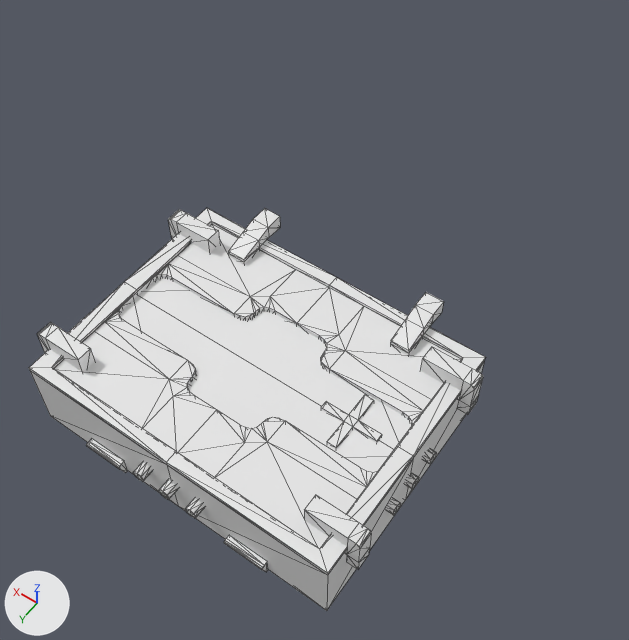
A saved change to the FBX model Assets/Blockout/Models/Interactibles/Medkit/medkit_haut.fbx.
Camera for both pictures: a camera (50 mm lens) standing at (-0.373, 0.567, 0.885) and looking at (-0.015, 0.066, 0.098). The axes (+X, +Y, +Z) are drawn at lower left. The lights are the same throughout. Mesh edges are drawn as thin lines. Vertices at the same position are counted once.
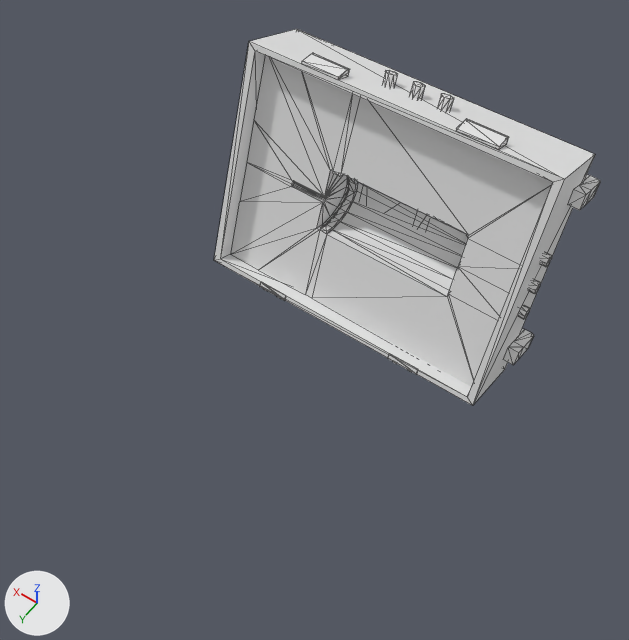
Commit message: Medkit maj et blockout batterie

Location of each change, [x1, y1, x2, y2] in pixels of the pictures (629 x 640 px):
'Object048', reshaped, turned
    before: [29, 208, 485, 611]
    after: [214, 29, 600, 405]
part 1 of me_mesh, cut back
    before: [29, 208, 485, 611]
    after: [214, 29, 595, 405]

The change, as a list of edits to the scene's bpy script:
```text
Change me_mesh:
    used by ob_object048; location = (0.0, 0.0, 0.0); rotation_euler = (-2.269, 0.0, 0.0), in degrees (-130, 0, 0); scale = (0.01, 0.01, 0.01)
    remove me_mesh.from_pydata(...)  # 748 vertices, 1362 faces; spans x -21.4..21.4, y -27.1..0.2, z -9.7..23.5
    add me_mesh.from_pydata(...)  # 705 vertices, 1228 faces; spans x -21.4..21.4, y -27.1..0.2, z -9.7..23.5
    me_mesh part 1
    43 vertices are removed from x -20.0..20.0, y -27.1..0.0, z -6.4..23.3
    226 faces are deleted
    92 new faces join them
Change ob_object048:
    ob_object048.rotation_euler: (-2.269, 0.0, 0.0) -> (-0.349, 0.0, 0.0)  # degrees (-130, 0, 0) -> degrees (-20, 0, 0)
```
